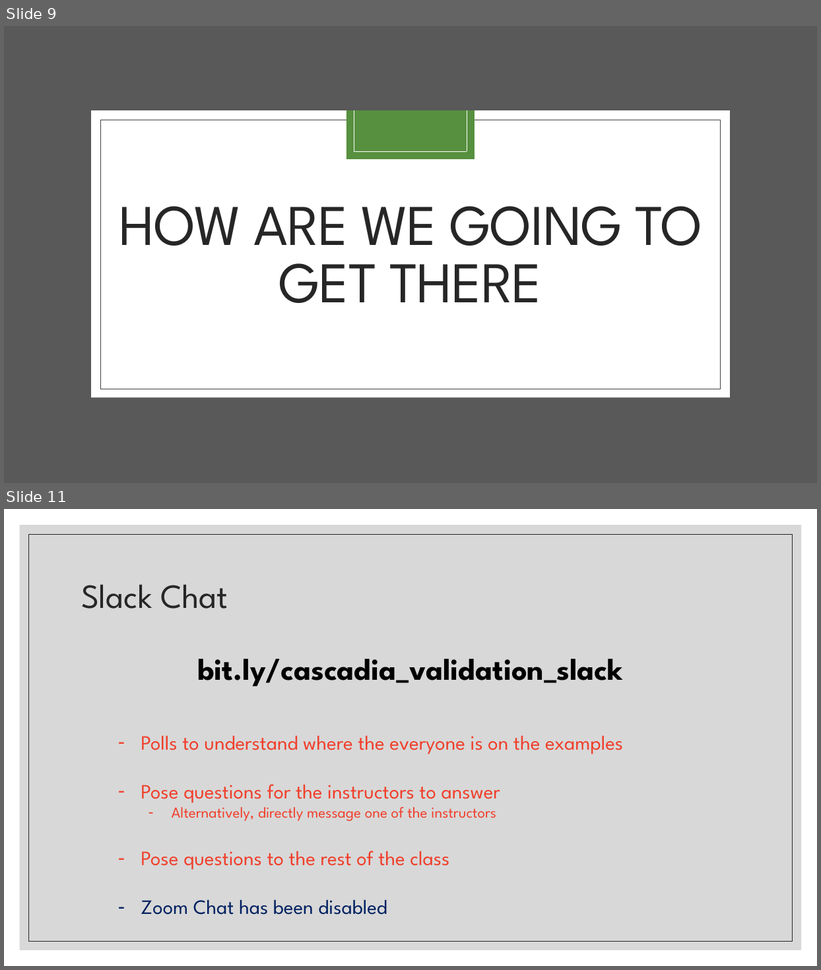
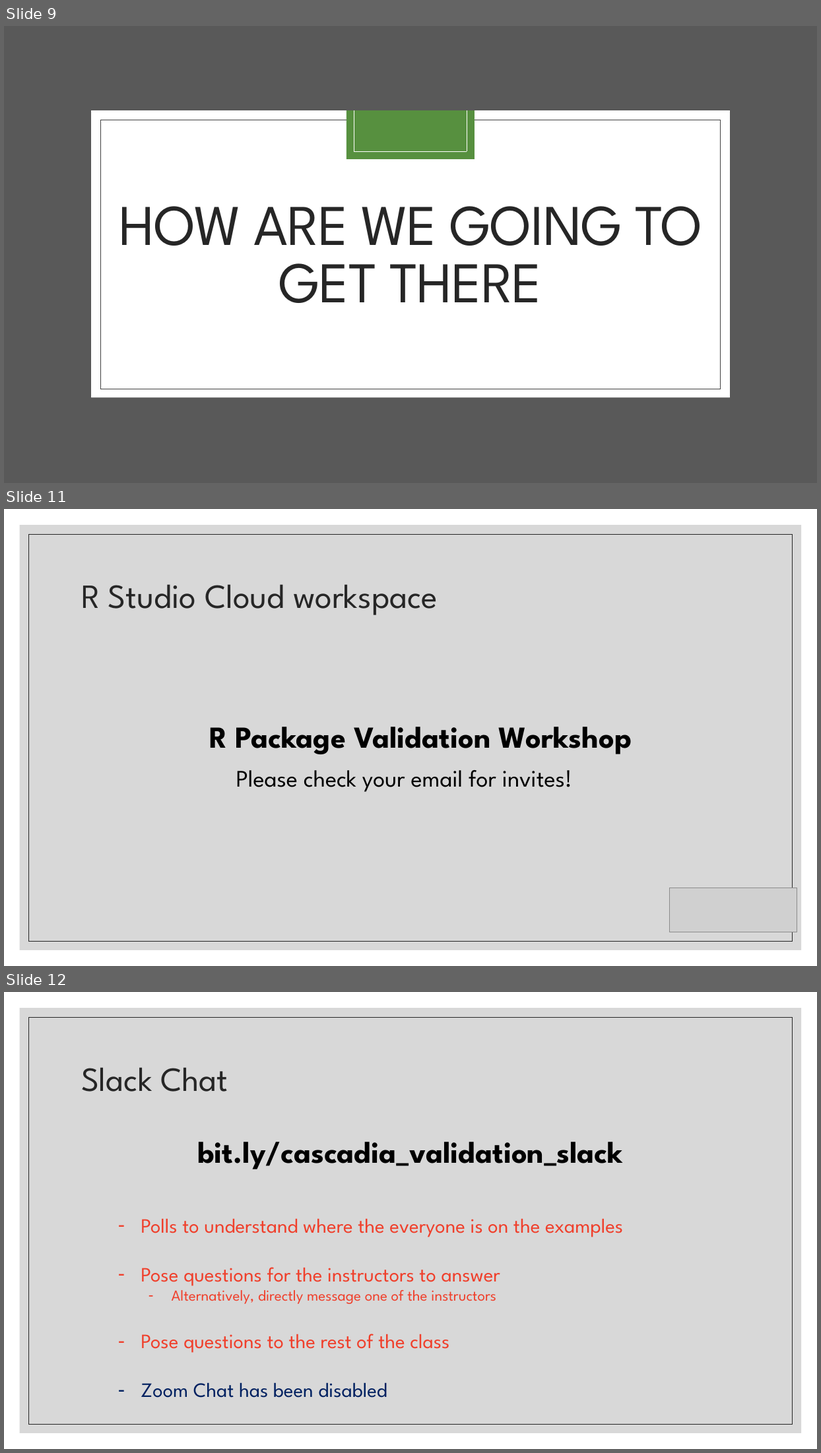
Before and after one commit to FredHutch/R_Package_Validation_Tutorial, a slide deck: Slides/Slides-01-Welcome_and_Orientation/Slides-01-Welcome_and_Orientation.pptx. Shown one above the other, each under a label of ours: slides 9 and 11 before the commit, slides 9, 11 and 12 after it; the slides between them are not shown. The pictures are 821x970 and 821x1453 pixels, drawn with LibreOffice and Linux fonts; fonts in the diff are those of the drawing; grey boxes stand for pictures. Boxes give left, top, right and bottom in pixels: in the first picture for what was removed or moved away, otherwise in the second. Text is boxed around its words. In the diff, an @@ line names an element or a change of style, - is before the commit and + after.

Commit message:
add slide for RStudio Cloud workspace

```diff
--- a/Slides/Slides-01-Welcome_and_Orientation/Slides-01-Welcome_and_Orientation.pptx
+++ b/Slides/Slides-01-Welcome_and_Orientation/Slides-01-Welcome_and_Orientation.pptx
@@ slide 11 added at [4,509,817,966], background #FFFFFF; not listed: 2 template elements that a slide beside it also shows @@
@@ title added at [81,584,438,615], 40 pt, text #262626 @@
+R Studio Cloud workspace
@@ text added at [209,727,632,755], 36 pt, text #000000, bold @@
+R Package Validation Workshop
@@ text added at [236,770,572,792], 28 pt, text #000000 @@
+Please check your email for invites!
@@ picture added at [669,888,797,932] @@
@@ what was slide 11 is now slide 12 @@
```
Also in this commit, not shown: 2 slides changed, 1 other file.
